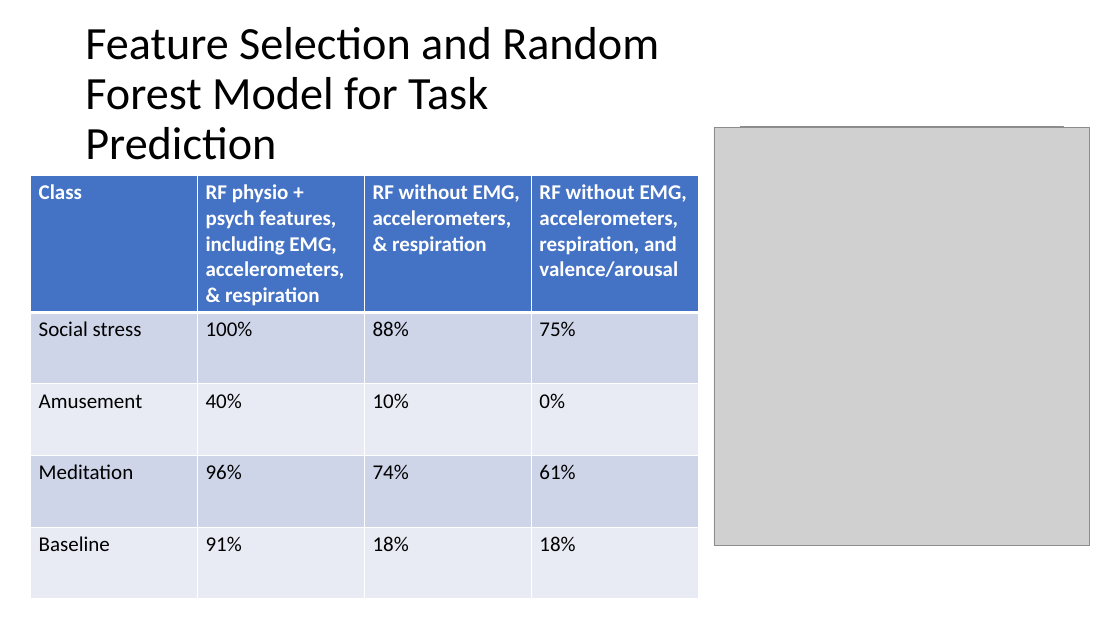
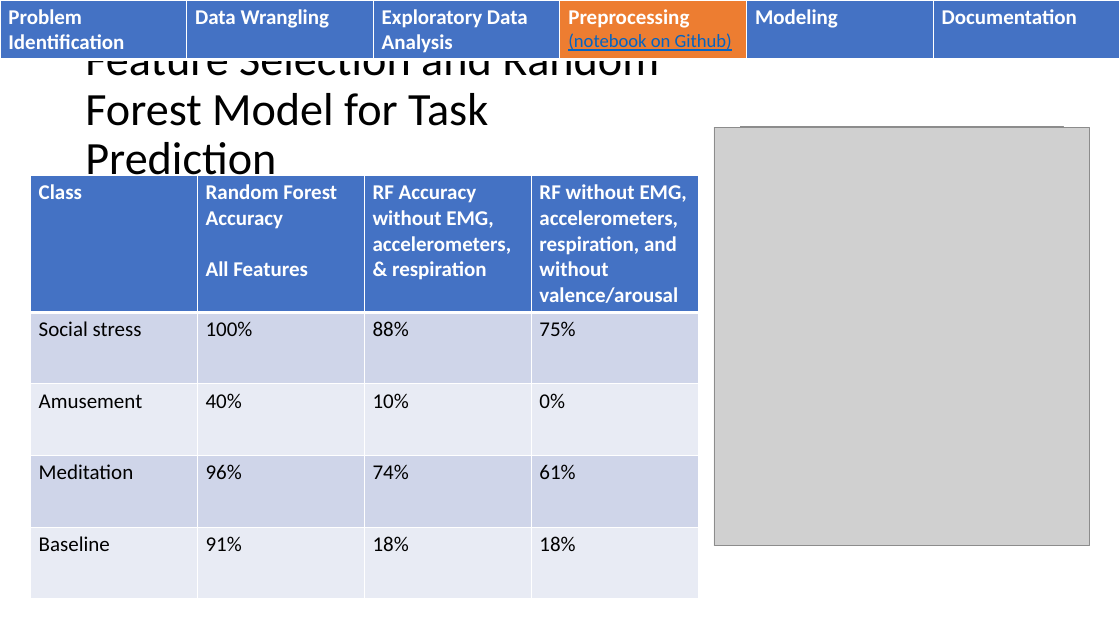
Before and after one commit to WalterPiTheScienceGuy/Springboard_Capstone2, a slide deck: slide 16 of Capstone2/reports/Springboard Capstone 2 ppt.pptx (slide 17 before the commit). Drawn at 1120x630 pixels with LibreOffice and Linux fonts; fonts in the diff are those of the drawing; grey boxes stand for pictures. Boxes give left, top, right and bottom in pixels: in the first picture for what was removed or moved away, otherwise in the second. Text is boxed around its words. In the diff, an @@ line names an element or a change of style, - is before the commit and + after.

```diff
--- a/Capstone2/reports/Springboard Capstone 2 ppt.pptx
+++ b/Capstone2/reports/Springboard Capstone 2 ppt.pptx
@@ table added at (0,0,1119,59), 1 rows, 6 columns @@
+Problem Identification | Data Wrangling | Exploratory Data Analysis | Preprocessing (notebook on Github) | Modeling | Documentation
@@ title "Feature Selection and Random Forest ..." rewrapped from (85,27,659,160) to (85,36,659,186) @@
@@ table at (30,176,699,597) @@
-row 1: Class | RF physio + psych features, including EMG, accelerometers, & respiration | RF without EMG, accelerometers, & respiration | RF without EMG, accelerometers, respiration, and valence/arousal
+row 1: Class | Random Forest Accuracy / All Features | RF Accuracy without EMG, accelerometers, & respiration | RF without EMG, accelerometers, respiration, and without valence/arousal
```
Also in this commit, not shown: 19 other slides changed, 1 slide added, 2 slides removed.
